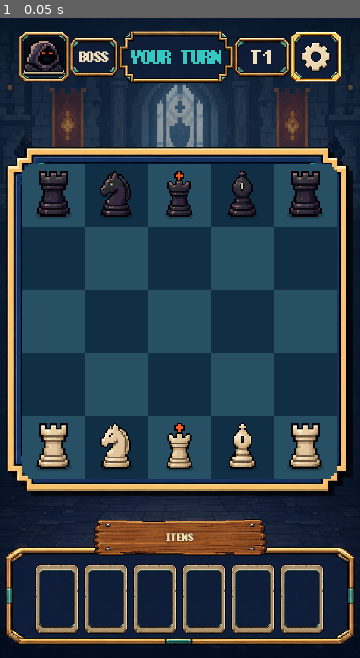
Above: before the commit, frame 1.
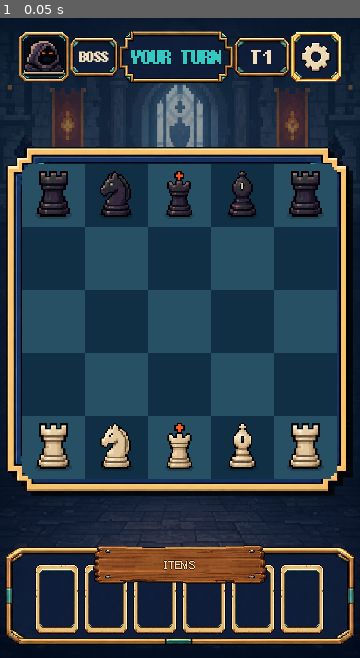
Above: after the commit, the same moment.

Repository: CapJunkrat/pixelking
Game: Godot game, scene res://scenes/battle/BattleScene.tscn
Same seed, same stepped clock (60 frames per second), same inputs: the game is played once before the commit and once after it. This scene is started directly instead of the project's main scene. Sound files missing from this copy of the repository are replaced by a short silence.
Inputs:
- Up to frame 1 (0.05 s): no input

The runs differ from the first frame. In frame 1, 6.3% of the frame differs, in the area x 10-90%, y 78-97%.

Commit message:
refactor(battle): extract challenger tray component

Diff:
--- a/scenes/battle/BattleScene.tscn
+++ b/scenes/battle/BattleScene.tscn
@@ -1,10 +1,11 @@
-[gd_scene load_steps=6 format=3]
+[gd_scene load_steps=7 format=3]
 
 [ext_resource type="Script" path="res://scripts/battle/BattleController.gd" id="1_script"]
 [ext_resource type="Theme" path="res://assets/ui/themes/pixel_king_theme.tres" id="2_theme"]
 [ext_resource type="Texture2D" path="res://assets/ui/battle/modern/battle_background.png" id="3_background"]
 [ext_resource type="Script" path="res://scripts/battle/BattleFlowController.gd" id="4_flow"]
 [ext_resource type="PackedScene" path="res://scenes/battle/BattleSettingsPanel.tscn" id="5_settings"]
+[ext_resource type="PackedScene" path="res://scenes/battle/ChallengerTray.tscn" id="6_tray"]
 
 [node name="BattleScene" type="Control"]
 layout_mode = 3
@@ -71,6 +72,13 @@
 layout_mode = 2
 columns = 5
 
+[node name="TreasureSpacer" type="Control" parent="Margin/Layout"]
+layout_mode = 2
+size_flags_vertical = 3
+
+[node name="ChallengerPanel" parent="Margin/Layout" instance=ExtResource("6_tray")]
+layout_mode = 2
+
 [node name="SettingsOverlay" parent="." instance=ExtResource("5_settings")]
 
 [node name="BattleFlow" type="Node" parent="."]
--- /dev/null
+++ b/scenes/battle/ChallengerTray.tscn
@@ -0,0 +1,162 @@
+[gd_scene load_steps=10 format=3]
+
+[ext_resource type="Script" path="res://scripts/battle/ChallengerTray.gd" id="1_script"]
+[ext_resource type="Texture2D" path="res://assets/ui/battle/modern_v2/treasure_tray.png" id="2_tray"]
+[ext_resource type="Texture2D" path="res://assets/ui/battle/modern_v2/title_plank.png" id="3_title"]
+[ext_resource type="Texture2D" path="res://assets/ui/battle/modern_v2/treasure_slot_normal.png" id="4_slot"]
+[ext_resource type="Texture2D" path="res://assets/ui/battle/modern_v2/treasure_slot_hover.png" id="5_hover"]
+
+[sub_resource type="StyleBoxTexture" id="StyleTray"]
+texture = ExtResource("2_tray")
+texture_margin_left = 14.0
+texture_margin_top = 14.0
+texture_margin_right = 14.0
+texture_margin_bottom = 14.0
+
+[sub_resource type="StyleBoxTexture" id="StyleTitle"]
+texture = ExtResource("3_title")
+texture_margin_left = 12.0
+texture_margin_top = 12.0
+texture_margin_right = 12.0
+texture_margin_bottom = 12.0
+content_margin_left = 12.0
+content_margin_top = 12.0
+content_margin_right = 12.0
+content_margin_bottom = 12.0
+
+[sub_resource type="StyleBoxTexture" id="StyleSlot"]
+texture = ExtResource("4_slot")
+texture_margin_left = 8.0
+texture_margin_top = 8.0
+texture_margin_right = 8.0
+texture_margin_bottom = 8.0
+content_margin_left = 5.0
+content_margin_top = 5.0
+content_margin_right = 5.0
+content_margin_bottom = 5.0
+
+[sub_resource type="StyleBoxTexture" id="StyleSlotHover"]
+texture = ExtResource("5_hover")
+texture_margin_left = 8.0
+texture_margin_top = 8.0
+texture_margin_right = 8.0
+texture_margin_bottom = 8.0
+content_margin_left = 5.0
+content_margin_top = 5.0
+content_margin_right = 5.0
+content_margin_bottom = 5.0
+
+[node name="ChallengerPanel" type="Control"]
+custom_minimum_size = Vector2(0, 112)
+script = ExtResource("1_script")
+
+[node name="TreasureTray" type="PanelContainer" parent="."]
+layout_mode = 1
+anchors_preset = 15
+anchor_right = 1.0
+anchor_bottom = 1.0
+offset_top = 12.0
+grow_horizontal = 2
+grow_vertical = 2
+theme_override_styles/panel = SubResource("StyleTray")
+
+[node name="Margin" type="MarginContainer" parent="TreasureTray"]
+layout_mode = 2
+theme_override_constants/margin_left = 12
+theme_override_constants/margin_top = 18
+theme_override_constants/margin_right = 12
+theme_override_constants/margin_bottom = 12
+
+[node name="Slots" type="Control" parent="TreasureTray/Margin"]
+layout_mode = 2
+
+[node name="SlotRow" type="HBoxContainer" parent="TreasureTray/Margin/Slots"]
+layout_mode = 1
+anchors_preset = 15
+anchor_right = 1.0
+anchor_bottom = 1.0
+grow_horizontal = 2
+grow_vertical = 2
+theme_override_constants/separation = 5
+alignment = 1
+
+[node name="ChallengerSlot0" type="Button" parent="TreasureTray/Margin/Slots/SlotRow"]
+custom_minimum_size = Vector2(44, 70)
+layout_mode = 2
+focus_mode = 0
+expand_icon = true
+theme_override_styles/normal = SubResource("StyleSlot")
+theme_override_styles/pressed = SubResource("StyleSlotHover")
+theme_override_styles/hover = SubResource("StyleSlotHover")
+theme_override_styles/disabled = SubResource("StyleSlot")
+
+[node name="ChallengerSlot1" type="Button" parent="TreasureTray/Margin/Slots/SlotRow"]
+custom_minimum_size = Vector2(44, 70)
+layout_mode = 2
+focus_mode = 0
+expand_icon = true
+theme_override_styles/normal = SubResource("StyleSlot")
+theme_override_styles/pressed = SubResource("StyleSlotHover")
+theme_override_styles/hover = SubResource("StyleSlotHover")
+theme_override_styles/disabled = SubResource("StyleSlot")
+
+[node name="ChallengerSlot2" type="Button" parent="TreasureTray/Margin/Slots/SlotRow"]
+custom_minimum_size = Vector2(44, 70)
+layout_mode = 2
+focus_mode = 0
+expand_icon = true
+theme_override_styles/normal = SubResource("StyleSlot")
+theme_override_styles/pressed = SubResource("StyleSlotHover")
+theme_override_styles/hover = SubResource("StyleSlotHover")
+theme_override_styles/disabled = SubResource("StyleSlot")
+
+[node name="ChallengerSlot3" type="Button" parent="TreasureTray/Margin/Slots/SlotRow"]
+custom_minimum_size = Vector2(44, 70)
+layout_mode = 2
+focus_mode = 0
+expand_icon = true
+theme_override_styles/normal = SubResource("StyleSlot")
+theme_override_styles/pressed = SubResource("StyleSlotHover")
+theme_override_styles/hover = SubResource("StyleSlotHover")
+theme_override_styles/disabled = SubResource("StyleSlot")
+
+[node name="ChallengerSlot4" type="Button" parent="TreasureTray/Margin/Slots/SlotRow"]
+custom_minimum_size = Vector2(44, 70)
+layout_mode = 2
+focus_mode = 0
+expand_icon = true
+theme_override_styles/normal = SubResource("StyleSlot")
+theme_override_styles/pressed = SubResource("StyleSlotHover")
+theme_override_styles/hover = SubResource("StyleSlotHover")
+theme_override_styles/disabled = SubResource("StyleSlot")
+
+[node name="ChallengerSlot5" type="Button" parent="TreasureTray/Margin/Slots/SlotRow"]
+custom_minimum_size = Vector2(44, 70)
+layout_mode = 2
+focus_mode = 0
+expand_icon = true
+theme_override_styles/normal = SubResource("StyleSlot")
+theme_override_styles/pressed = SubResource("StyleSlotHover")
+theme_override_styles/hover = SubResource("StyleSlotHover")
+theme_override_styles/disabled = SubResource("StyleSlot")
+
+[node name="TitlePlaque" type="PanelContainer" parent="TreasureTray/Margin/Slots"]
+layout_mode = 0
+anchor_left = 0.5
+anchor_right = 0.5
+offset_left = -88.0
+offset_top = -33.0
+offset_right = 88.0
+offset_bottom = -8.0
+mouse_filter = 2
+theme_override_styles/panel = SubResource("StyleTitle")
+
+[node name="Heading" type="Label" parent="TreasureTray/Margin/Slots/TitlePlaque"]
+layout_mode = 2
+theme_override_colors/font_color = Color(0.953, 0.875, 0.69, 1)
+theme_override_colors/font_outline_color = Color(0.231, 0.122, 0.067, 1)
+theme_override_constants/outline_size = 2
+theme_override_font_sizes/font_size = 11
+text = "ITEMS"
+horizontal_alignment = 1
+vertical_alignment = 1
--- a/scripts/battle/BattleController.gd
+++ b/scripts/battle/BattleController.gd
@@ -6,12 +6,11 @@
 const GOLD := Color("#f0d8a2")
 const TEAL := Color("#2ec8c2")
 const DANGER := Color("#ff6338")
-const SLOT_COUNT := 6
-
 @onready var layout: VBoxContainer = $Margin/Layout
 @onready var board_frame: Control = $Margin/Layout/BoardFrame
 @onready var board_grid: GridContainer = $Margin/Layout/BoardFrame/BoardCenter/BoardGrid
 @onready var settings_overlay: BattleSettingsPanel = $SettingsOverlay as BattleSettingsPanel
+@onready var challenger_tray: ChallengerTray = $Margin/Layout/ChallengerPanel as ChallengerTray
 
 var selected_square := Vector2i(-1, -1)
 var legal_targets: Array[Vector2i] = []
@@ -30,7 +29,7 @@
 	battle_font = load("res://assets/fonts/battle/PixelMplus10-Bold.ttf") as Font
 	_build_top_bar()
 	_build_background_vista()
-	_build_challenger_bar()
+	challenger_slots = challenger_tray.slots()
 	board_frame.custom_minimum_size = Vector2(351, 351)
 	board_frame.size_flags_horizontal = Control.SIZE_SHRINK_CENTER
 	board_frame.size_flags_vertical = Control.SIZE_SHRINK_CENTER
@@ -203,68 +202,6 @@
 	layout.add_child(vista)
 	layout.move_child(vista, 1)
 
-func _build_challenger_bar() -> void:
-	var push_down := Control.new()
-	push_down.name = "TreasureSpacer"
-	push_down.size_flags_vertical = Control.SIZE_EXPAND_FILL
-	layout.add_child(push_down)
-	layout.move_child(push_down, board_frame.get_index() + 1)
-
-	var root_panel := Control.new()
-	root_panel.name = "ChallengerPanel"
-	root_panel.custom_minimum_size = Vector2(0, 112)
-	var tray := PanelContainer.new()
-	tray.name = "TreasureTray"
-	tray.anchor_right = 1.0
-	tray.anchor_bottom = 1.0
-	tray.offset_top = 12.0
-	tray.add_theme_stylebox_override("panel", _frame_style("res://assets/ui/battle/modern_v2/treasure_tray.png", 14, 0))
-	root_panel.add_child(tray)
-	var margin := MarginContainer.new()
-	margin.add_theme_constant_override("margin_left", 12)
-	margin.add_theme_constant_override("margin_right", 12)
-	margin.add_theme_constant_override("margin_top", 18)
-	margin.add_theme_constant_override("margin_bottom", 12)
-	tray.add_child(margin)
-	var row := HBoxContainer.new()
-	row.alignment = BoxContainer.ALIGNMENT_CENTER
-	row.add_theme_constant_override("separation", 5)
-	margin.add_child(row)
-	for index in SLOT_COUNT:
-		var slot := Button.new()
-		slot.name = "ChallengerSlot%d" % index
-		slot.custom_minimum_size = Vector2(44, 70)
-		slot.focus_mode = Control.FOCUS_NONE
-		slot.expand_icon = true
-		slot.add_theme_stylebox_override("normal", _frame_style("res://assets/ui/battle/modern_v2/treasure_slot_normal.png", 8, 5))
-		slot.add_theme_stylebox_override("hover", _frame_style("res://assets/ui/battle/modern_v2/treasure_slot_hover.png", 8, 5))
-		slot.add_theme_stylebox_override("pressed", _frame_style("res://assets/ui/battle/modern_v2/treasure_slot_hover.png", 8, 5))
-		slot.add_theme_stylebox_override("disabled", _frame_style("res://assets/ui/battle/modern_v2/treasure_slot_disabled.png", 8, 5))
-		row.add_child(slot)
-		challenger_slots.append(slot)
-	var title_panel := PanelContainer.new()
-	title_panel.name = "TitlePlaque"
-	title_panel.anchor_left = 0.5
-	title_panel.anchor_right = 0.5
-	title_panel.offset_left = -88.0
-	title_panel.offset_top = -15.0
-	title_panel.offset_right = 88.0
-	title_panel.offset_bottom = 10.0
-	title_panel.mouse_filter = Control.MOUSE_FILTER_IGNORE
-	title_panel.add_theme_stylebox_override("panel", _frame_style("res://assets/ui/battle/modern_v2/title_plank.png", 12, 12))
-	root_panel.add_child(title_panel)
-	var heading := Label.new()
-	heading.text = Localization.text("BATTLE_CHALLENGER")
-	heading.horizontal_alignment = HORIZONTAL_ALIGNMENT_CENTER
-	heading.vertical_alignment = VERTICAL_ALIGNMENT_CENTER
-	heading.add_theme_color_override("font_color", Color("#f3dfb0"))
-	heading.add_theme_color_override("font_outline_color", Color("#3b1f11"))
-	heading.add_theme_constant_override("outline_size", 2)
-	heading.add_theme_font_override("font", battle_font)
-	heading.add_theme_font_size_override("font_size", 11)
-	title_panel.add_child(heading)
-	layout.add_child(root_panel)
-	layout.move_child(root_panel, push_down.get_index() + 1)
 func _build_board() -> void:
 	board_grid.custom_minimum_size = Vector2(315, 315)
 	board_grid.add_theme_constant_override("h_separation", 0)
@@ -367,19 +304,7 @@
 	button.add_theme_stylebox_override("pressed", normal)
 
 func _refresh_challenger_slots() -> void:
-	for index in challenger_slots.size():
-		var slot := challenger_slots[index]
-		if index >= GameState.challenger_items.size():
-			slot.icon = null
-			slot.text = ""
-			slot.tooltip_text = Localization.text("BATTLE_EMPTY_SLOT")
-			slot.disabled = true
-		else:
-			var item := GameState.challenger_items[index]
-			slot.icon = item.icon
-			slot.text = "" if item.icon != null else String(item.id).left(2).to_upper()
-			slot.tooltip_text = Localization.text(String(item.display_name_key))
-			slot.disabled = not item.is_consumable()
+	challenger_tray.refresh(GameState.challenger_items)
 
 func _style(fill: Color, border: Color, width: int, radius: int) -> StyleBoxFlat:
 	var style := StyleBoxFlat.new()
--- /dev/null
+++ b/scripts/battle/ChallengerTray.gd
@@ -0,0 +1,38 @@
+class_name ChallengerTray
+extends Control
+
+const SLOT_COUNT := 6
+
+@onready var heading: Label = $TreasureTray/Margin/Slots/TitlePlaque/Heading
+@onready var slot_row: HBoxContainer = $TreasureTray/Margin/Slots/SlotRow
+
+var challenger_slots: Array[Button] = []
+
+func _ready() -> void:
+	for index: int in range(SLOT_COUNT):
+		challenger_slots.append(slot_row.get_node("ChallengerSlot%d" % index) as Button)
+	heading.text = _text("BATTLE_CHALLENGER")
+
+func slots() -> Array[Button]:
+	return challenger_slots
+
+func refresh(items: Array[ChallengerItemDef]) -> void:
+	if challenger_slots.is_empty():
+		return
+	for index: int in range(challenger_slots.size()):
+		var slot: Button = challenger_slots[index]
+		if index >= items.size():
+			slot.icon = null
+			slot.text = ""
+			slot.tooltip_text = _text("BATTLE_EMPTY_SLOT")
+			slot.disabled = true
+		else:
+			var item: ChallengerItemDef = items[index]
+			slot.icon = item.icon
+			slot.text = "" if item.icon != null else String(item.id).left(2).to_upper()
+			slot.tooltip_text = _text(String(item.display_name_key))
+			slot.disabled = not item.is_consumable()
+
+func _text(key: String) -> String:
+	var localization: Node = get_node_or_null("/root/Localization")
+	return str(localization.call("text", key)) if localization != null else key
--- a/scripts/tests/test_battle_scene.gd
+++ b/scripts/tests/test_battle_scene.gd
@@ -30,6 +30,7 @@
 	_expect(battle.get_node("Margin/Layout/TopBar/SettingsButton") != null, "top bar owns the settings button")
 	_expect(battle.get_node("SettingsOverlay") is BattleSettingsPanel, "battle settings are extracted into a static scene component")
 	_expect(not battle.get_node("Margin/Layout/BackButton").visible, "persistent bottom return button is removed")
+	_expect(battle.get_node("Margin/Layout/ChallengerPanel") is ChallengerTray, "challenger tray is extracted into a static scene component")
 	_expect(battle.challenger_slots.size() == 6, "persistent and consumable objects share six challenger slots")
 
 	var gear := battle.get_node("Margin/Layout/TopBar/SettingsButton") as Button
Not shown, added: scripts/battle/ChallengerTray.gd.uid
